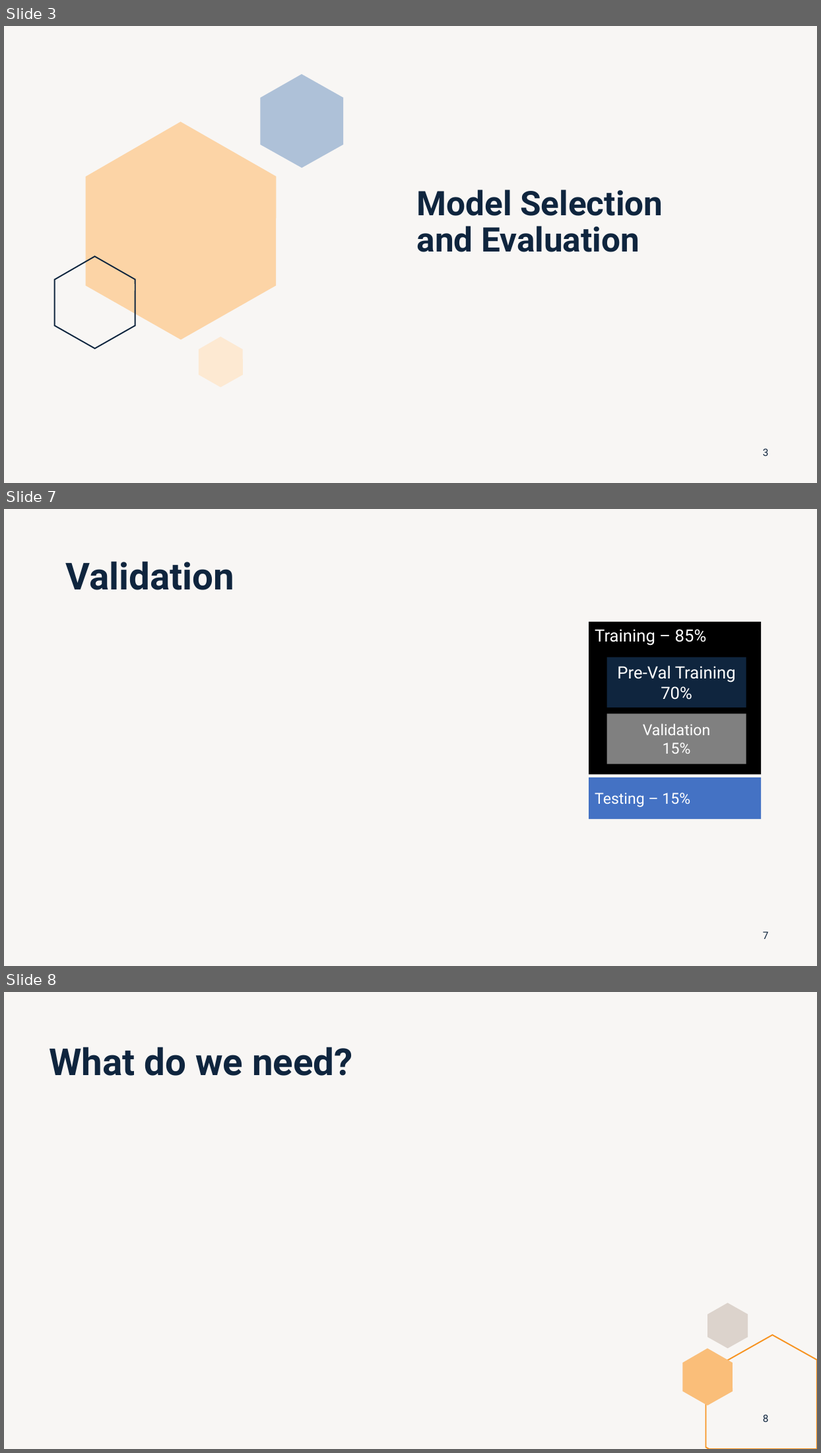
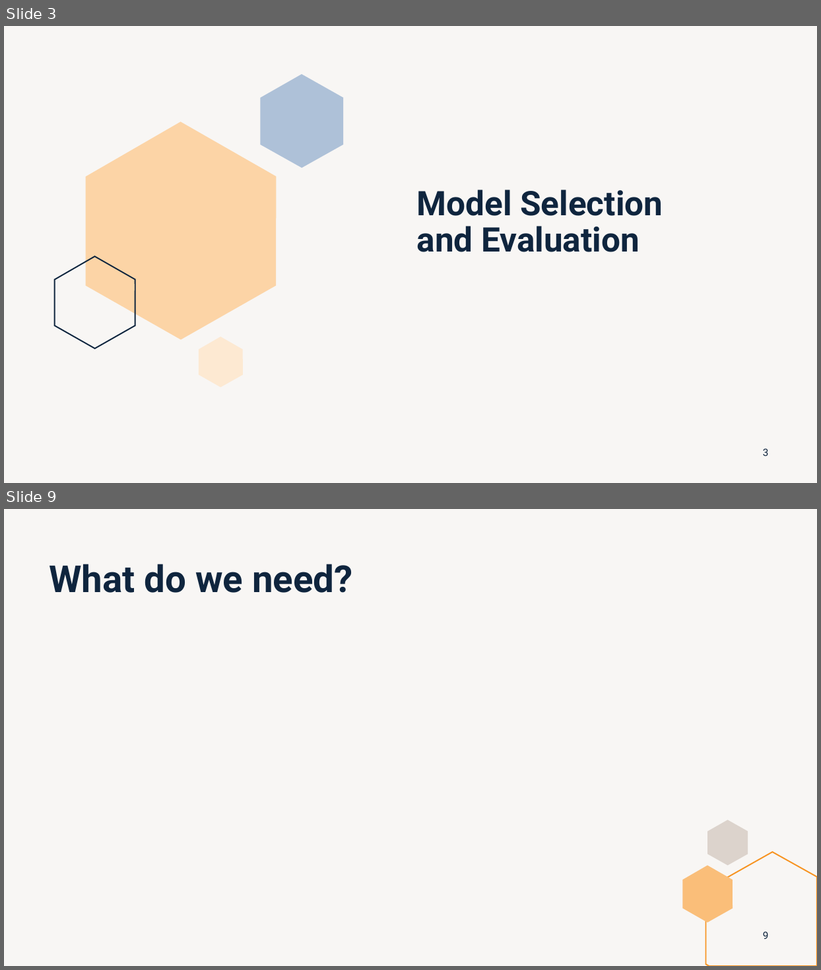
Before and after one commit to lobaton/Deep-Learning-with-Python, a slide deck: Slides/02 - Training and Evaluation.pptx. Shown one above the other, each under a label of ours: slides 3, 7 and 8 before the commit, slides 3 and 9 after it; the slides between them are not shown. The pictures are 821x1453 and 821x970 pixels, drawn with LibreOffice and Linux fonts; fonts in the diff are those of the drawing; grey boxes stand for pictures. Boxes give left, top, right and bottom in pixels: in the first picture for what was removed or moved away, otherwise in the second. Text is boxed around its words. In the diff, an @@ line names an element or a change of style, - is before the commit and + after.

Commit message:
Updated training and evaluation slides.

```diff
--- a/Slides/02 - Training and Evaluation.pptx
+++ b/Slides/02 - Training and Evaluation.pptx
@@ slide 7 removed at (4, 509, 817, 966), background #DCD3CC at 20% opacity @@
@@ title removed at (66, 561, 234, 590) @@
-Validation
@@ group removed at (589, 622, 762, 819): 4 rectangles @@
-Testing – 15%
-Training – 85%
-Pre-Val Training 70%
-Validation
-15%
@@ page number removed at (763, 932, 769, 939) @@
-7
@@ what was slide 8 is now slide 9 @@
@@ page number at (763, 932, 769, 939): text changed @@
-8
+9
```
Also in this commit, not shown: 3 slides changed, 5 slides added, 1 other slide removed.
